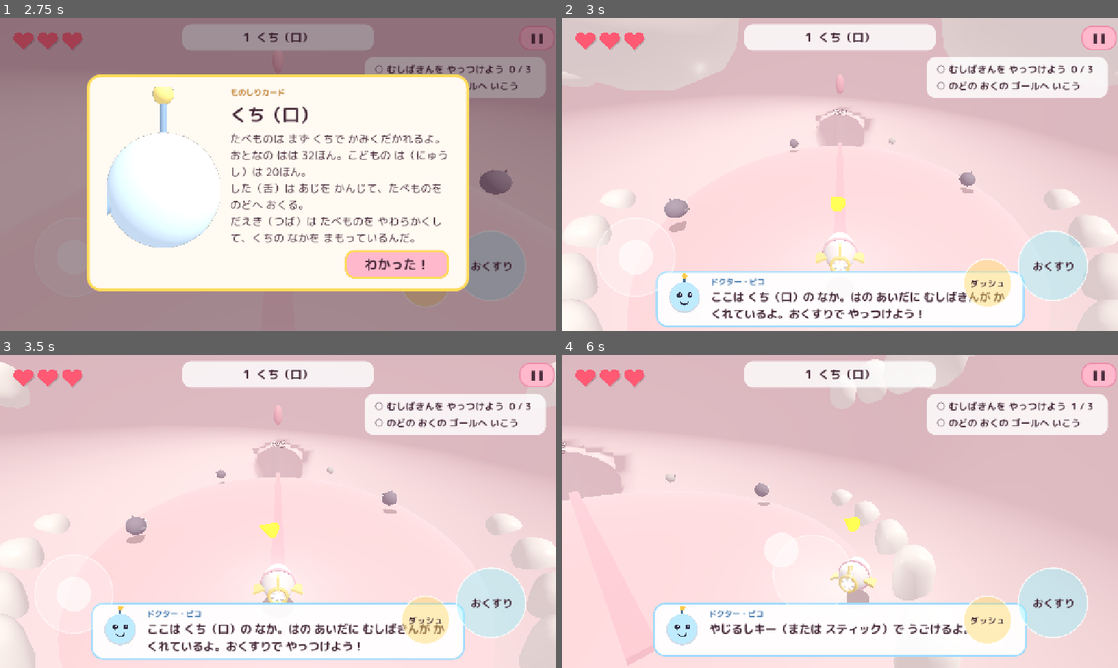
Above: before the commit, frames 1-4 (two rows, left to right).
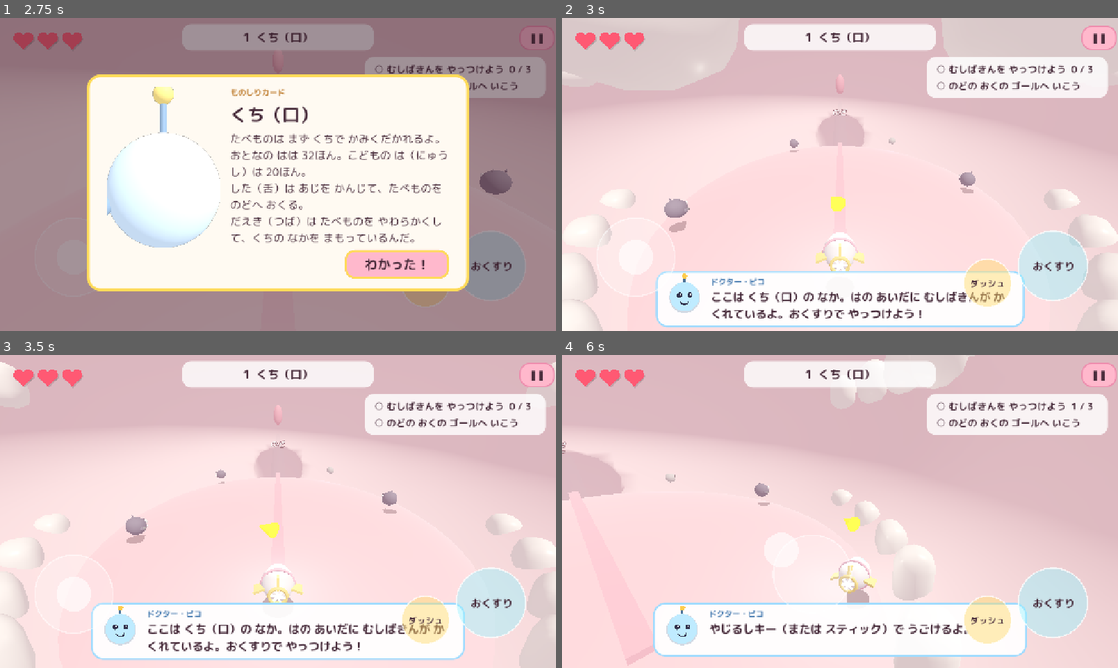
Above: after the commit, the same moments.

Repository: hassy0511/inside-body-seek
Game: Godot game, scene res://src/main.tscn
Two runs of this game, one before a commit and one after it. Both use one fixed random seed, a clock stepped at 60 frames per second and the inputs below.
Inputs (mouse positions are in pixels of both pictures, inside the frame that each line leads up to):
- Up to frame 1 (2.75 s): click "はじめる" at 0.5 s; click "スタート！" at 1.25 s; click "わかった！" at 2 s
- Up to frame 2 (3 s): click "わかった！" at 2.75 s
- Up to frame 3 (3.5 s): no input
- Up to frame 4 (6 s): tap Enter (ui_accept) at 3.5, 3.77, 4.07 s; move the mouse to (962, 495) at 3.52 s; hold Right (move_right) 3.53-4.25 s; hold Space (action) 3.53-4.25 s; click (962, 495) at 3.67 s; drag from (728, 527) to (812, 574) at 4.27 s; move the mouse to (895, 442) at 5.02 s; hold Right (move_right) 5.03-5.75 s; tap Z at 5.1 s; drag from (812, 574) to (673, 464) at 5.77 s

Frame 1 is identical in both runs. In frame 2, 0.1% of the frame differs, in the area x 45-56%, y 28-37%; in frame 3, 0.1%; in frame 4, 0.2%, in the area x 0-12%, y 27-38%.

Commit message:
全9ステージが自動プレイでクリアできる状態にする
- 面の向きは Blender の一貫化（外向き）→全反転で内向きにそろえる
- 神経パズル：乗ったままでは数えず、入り直したときだけ数える
- はさまって動けないときはチェックポイントへ戻す
- ゆかの当たり判定を全マーカーで確認するプローブをテストに追加

Co-Authored-By: Claude Fable 5.1 <noreply@anthropic.com>
Claude-Session: https://claude.ai/code/session_014WqpUbns6LUX1FTSmqChzj

Diff:
--- a/godot/src/entities/neuron.gd
+++ b/godot/src/entities/neuron.gd
@@ -11,6 +11,9 @@
 var _glow: OmniLight3D
 var _color := Color(0.9, 0.85, 1.0)
 var _touch_cd := 0.0
+## さわったと数えるのは「あらためて入ってきた」とき。乗りっぱなしでは数えない
+var armed := true
+var _stay_t := 0.0
 
 const PALETTE := [Color(1.0, 0.4, 0.4), Color(1.0, 0.85, 0.3), Color(0.4, 0.9, 0.5), Color(0.4, 0.7, 1.0), Color(0.9, 0.5, 1.0), Color(1.0, 0.6, 0.3)]
 
@@ -47,6 +50,9 @@
 
 func _process(delta: float) -> void:
 	_touch_cd = maxf(_touch_cd - delta, 0.0)
+	_stay_t += delta
+	if _stay_t > 0.25:
+		armed = true  # はなれたので、つぎに入ってきたら数える
 	if _lit > 0.0:
 		_lit -= delta
 		_glow.light_energy = 3.0 * clampf(_lit / 0.5, 0.0, 1.0)
@@ -61,8 +67,14 @@
 	Sfx.play("beep", 0.8 + index * 0.12)
 
 
-func on_player_touch(_player: Node) -> void:
-	if _touch_cd > 0.0:
+func on_player_touch(player: Node) -> void:
+	on_player_stay(player, 0.0)
+
+
+func on_player_stay(_player: Node, _delta: float) -> void:
+	_stay_t = 0.0
+	if not armed or _touch_cd > 0.0:
 		return
-	_touch_cd = 0.8
+	armed = false
+	_touch_cd = 0.5
 	touched.emit(self)
--- a/godot/src/level/level.gd
+++ b/godot/src/level/level.gd
@@ -74,6 +74,7 @@
 var _seq_input := 0
 var _seq_round := 0
 var _seq_showing := false
+var _seq_input_started := 0.0
 var _sign_font: Font
 
 
@@ -681,6 +682,9 @@
 	t.tween_callback(func():
 		_seq_showing = false
 		_seq_input = 0
+		_seq_input_started = elapsed
+		for nn in neurons:
+			nn.armed = true
 		Game.say("きみの ばん！ おなじ じゅんばんに さわろう。", 3.0)
 	)
 
@@ -703,6 +707,9 @@
 				var t := create_tween()
 				t.tween_interval(2.0)
 				t.tween_callback(_start_sequence_round)
+	elif elapsed - _seq_input_started < 0.6 and _seq_input == 0:
+		# はじまった しゅんかんに たまたま 乗っていた しんけいは 数えない
+		n.armed = false
 	else:
 		Sfx.play("wrong")
 		Game.say("ざんねん！ もういちど みてね。", 2.0)
--- a/godot/src/player/player.gd
+++ b/godot/src/player/player.gd
@@ -32,6 +32,8 @@
 var _propeller: Node3D
 var _respawning := false
 var _no_floor_time := 0.0
+var _stuck_time := 0.0
+var _stuck_from := Vector3.ZERO
 
 ## テスト用：ここに座標を入れると その方向へ自動で動く
 var autopilot_target: Vector3 = Vector3.INF
@@ -155,10 +157,30 @@
 
 	if shoot and shot_timer <= 0.0:
 		_shoot()
+	_check_stuck(delta, dir)
 	_check_overlaps()
 	speed_mult = 1.0
 	external_push = Vector3.ZERO
 	_update_arrow(delta)
+
+
+## うごこうとしているのに 5 秒以上 その場から動けないときは、チェックポイントへ戻す
+func _check_stuck(delta: float, dir: Vector3) -> void:
+	if dir.length() < 0.1 or _respawning:
+		_stuck_time = 0.0
+		_stuck_from = global_position
+		return
+	if global_position.distance_to(_stuck_from) > 0.8:
+		_stuck_time = 0.0
+		_stuck_from = global_position
+		return
+	_stuck_time += delta
+	if _stuck_time > 5.0 and level and level.has_method("respawn_position"):
+		_stuck_time = 0.0
+		global_position = level.respawn_position()
+		velocity = Vector3.ZERO
+		_stuck_from = global_position
+		Game.say("あれ？ はさまっちゃった。チェックポイントから やりなおそう。", 3.0)
 
 
 func _camera_relative(input: Vector2) -> Vector3:
--- a/godot/tests/probe.gd
+++ b/godot/tests/probe.gd
@@ -1,7 +1,14 @@
 extends SceneTree
-## 地形の当たり判定を調べる：各ステージの MK_player と MK_path の位置から下にレイを飛ばす
+## 地形の当たり判定を調べる：各ステージの MK_player / MK_path / MK_goal の位置から下にレイを飛ばし、
+## ゆかが見つからない場所があれば失敗（終了コード 1）にする。
+##   godot --headless --path godot --script res://tests/probe.gd
+var failures := 0
+
+
 func _init() -> void:
-	var names := ["stage_esophagus", "stage_vessel", "stage_mouth", "stage_stomach", "stage_heart"]
+	var names: Array = []
+	for s in StageDB.STAGES:
+		names.append(s["env"])
 	for n in names:
 		var ps = load("res://assets/models/stages/%s.glb" % n)
 		var env: Node3D = ps.instantiate()
@@ -21,17 +28,22 @@
 		var space := root.world_3d.direct_space_state
 		var pts: Array = []
 		for mk in env.find_children("MK_*", "Node3D", true, false):
-			if mk.name == "MK_player" or mk.name.begins_with("MK_path_00") or mk.name == "MK_goal":
-				pts.append([mk.name, mk.global_position])
+			var nm := String(mk.name)
+			if nm == "MK_player" or nm.begins_with("MK_path_") or nm == "MK_goal" or nm.begins_with("MK_enemy") or nm.begins_with("MK_friend") or nm.begins_with("MK_pickup") or nm.begins_with("MK_neuron") or nm.begins_with("MK_checkpoint"):
+				pts.append([nm, mk.global_position])
 		pts.sort_custom(func(a, b): return a[0] < b[0])
-		print("== %s bodies=%d" % [n, bodies])
-		for p in pts.slice(0, 6):
-			var from: Vector3 = p[1] + Vector3.UP * 1.5
+		var bad := 0
+		for p in pts:
+			var from: Vector3 = p[1] + Vector3.UP * 4.0
 			var q := PhysicsRayQueryParameters3D.create(from, from + Vector3.DOWN * 30.0, 1)
 			var hit := space.intersect_ray(q)
-			var q2 := PhysicsRayQueryParameters3D.create(from, from + Vector3.UP * 30.0, 1)
-			var hit2 := space.intersect_ray(q2)
-			print("  %s at %s -> down: %s | up: %s" % [p[0], p[1], ("y=%.2f n=%s %s" % [hit.position.y, hit.normal, hit.collider.get_parent().name]) if hit else "none", ("y=%.2f n=%s" % [hit2.position.y, hit2.normal]) if hit2 else "none"])
+			var ok := not hit.is_empty() and hit.normal.y > 0.35 and (p[1].y - hit.position.y) > -3.5 and (p[1].y - hit.position.y) < 6.0
+			if not ok:
+				bad += 1
+				failures += 1
+				print("  [probe] %s/%s at %s -> %s" % [n, p[0], p[1], ("floor y=%.2f n=%s (%s)" % [hit.position.y, hit.normal, hit.collider.get_parent().name]) if hit else "NO FLOOR"])
+		print("== %s bodies=%d markers_checked=%d bad=%d" % [n, bodies, pts.size(), bad])
 		env.queue_free()
 		await process_frame
-	quit()
+	print("PROBE RESULT: %s" % ("OK" if failures == 0 else "%d problem(s)" % failures))
+	quit(1 if failures > 0 else 0)
--- a/godot/tests/probe2.gd
+++ /dev/null
@@ -1,19 +0,0 @@
-extends SceneTree
-func _init() -> void:
-	for n in ["stage_esophagus", "stage_vessel"]:
-		var ps = load("res://assets/models/stages/%s.glb" % n)
-		var env: Node3D = ps.instantiate()
-		root.add_child(env)
-		for mi in env.find_children("*", "MeshInstance3D", true, false):
-			var m := mi as MeshInstance3D
-			var faces := m.mesh.get_faces()
-			var nan := 0
-			var big := 0
-			for v in faces:
-				if is_nan(v.x) or is_nan(v.y) or is_nan(v.z):
-					nan += 1
-				elif v.length() > 1000.0:
-					big += 1
-			print("%s/%s aabb=%s faces=%d nan=%d big=%d xform=%s surfaces=%d" % [n, m.name, m.get_aabb(), faces.size() / 3, nan, big, m.transform.origin, m.mesh.get_surface_count()])
-		env.queue_free()
-	quit()
Binary file changed: godot/assets/models/stages/stage_brain.glb
Binary file changed: godot/assets/models/stages/stage_esophagus.glb
Binary file changed: godot/assets/models/stages/stage_heart.glb
Binary file changed: godot/assets/models/stages/stage_intestine.glb
Binary file changed: godot/assets/models/stages/stage_lungs.glb
Binary file changed: godot/assets/models/stages/stage_mouth.glb
Binary file changed: godot/assets/models/stages/stage_stomach.glb
Binary file changed: godot/assets/models/stages/stage_vessel.glb
Not shown, changed: blender/stages.py
Not shown, changed: tools/run_tests.sh
